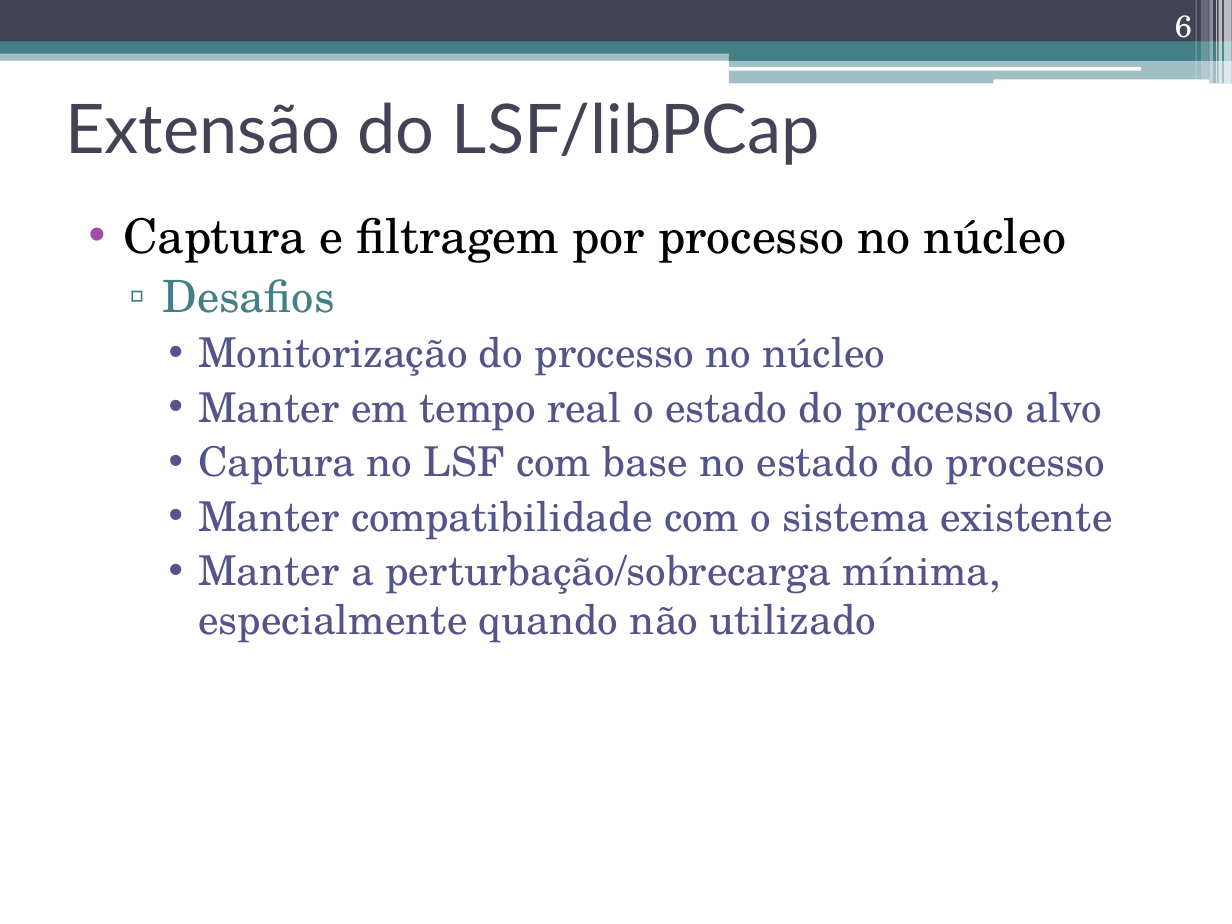
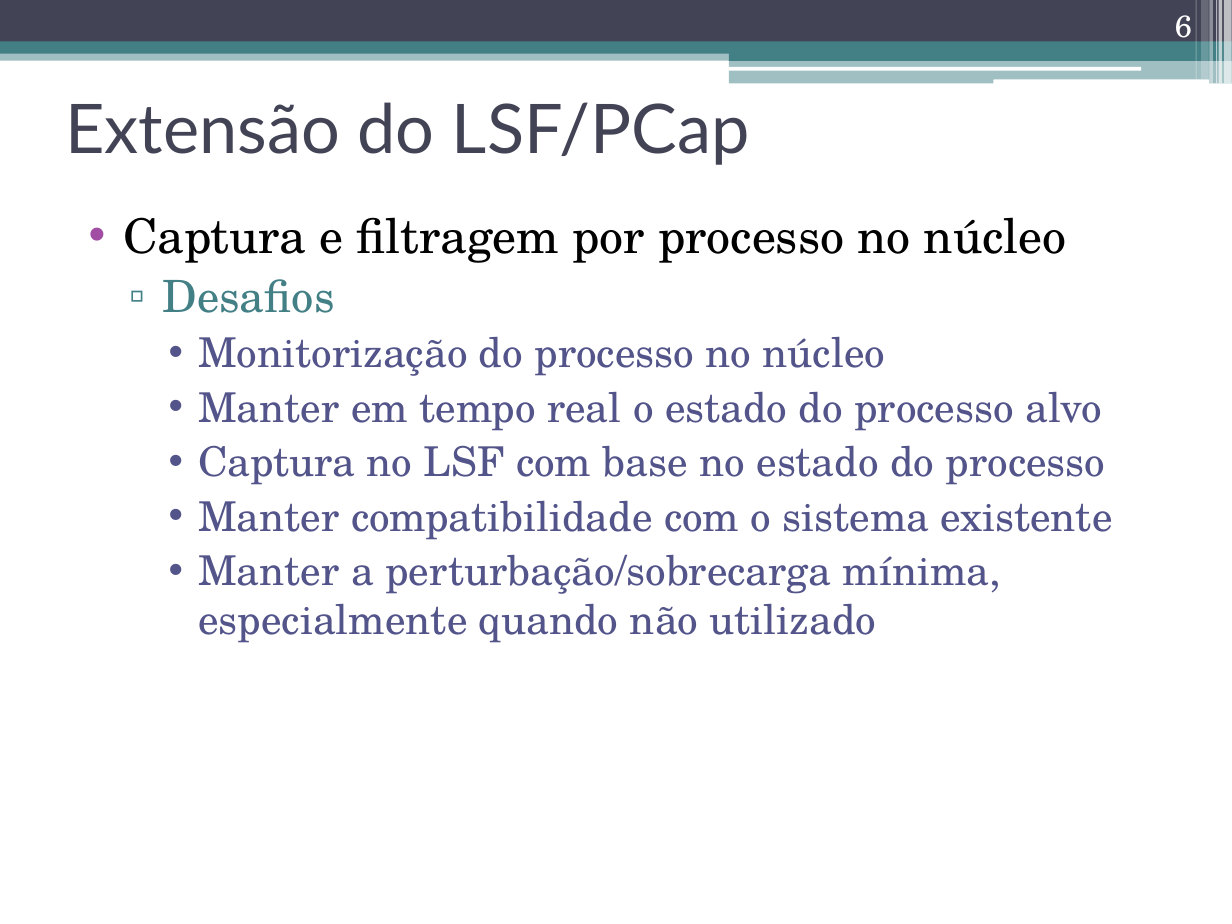
Before and after one commit to nunogmartins/cap_dissertation, a slide deck: slide 6 of doc/apresentacao_dissertacao.pptx. Drawn at 1232x924 pixels with LibreOffice and Linux fonts; fonts in the diff are those of the drawing. Boxes give left, top, right and bottom in pixels: in the first picture for what was removed or moved away, otherwise in the second. Text is boxed around its words. In the diff, an @@ line names an element or a change of style, - is before the commit and + after.

```diff
--- a/doc/apresentacao_dissertacao.pptx
+++ b/doc/apresentacao_dissertacao.pptx
@@ title at [65, 102, 750, 165]: text changed @@
-Extensão do LSF/libPCap
+Extensão do LSF/PCap
```
Also in this commit, not shown: 4 other slides changed.
